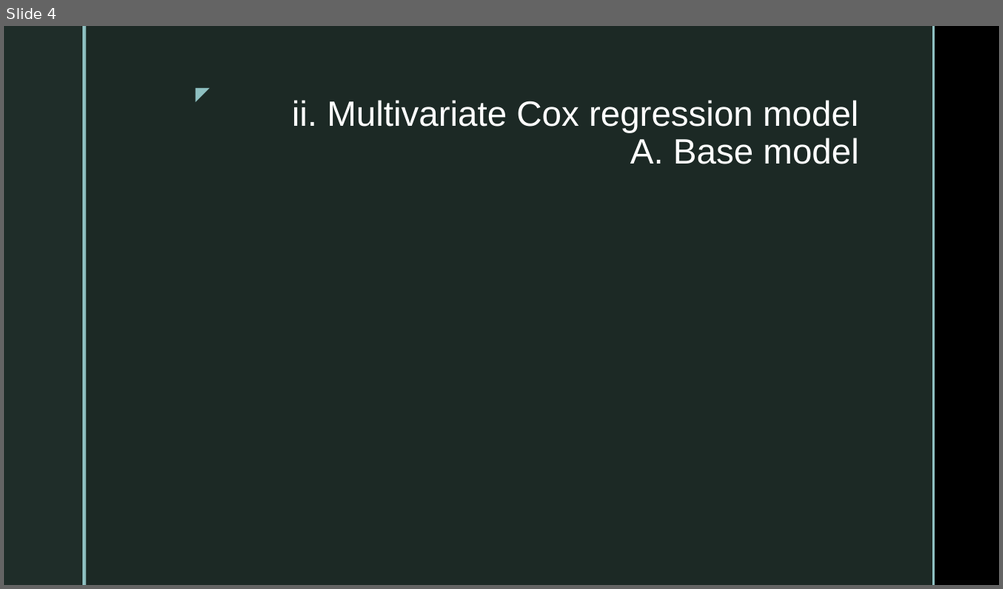
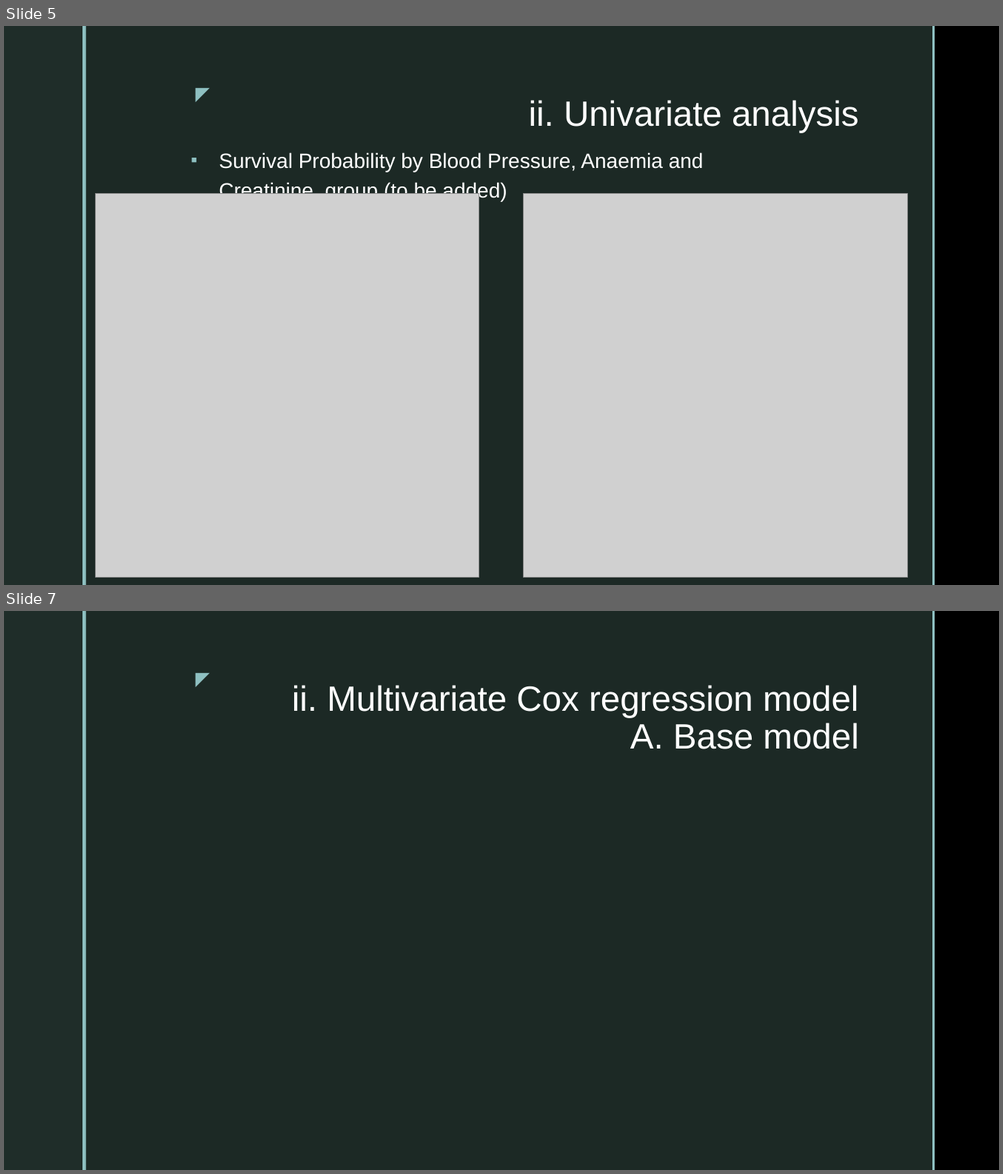
Before and after one commit to SebastianVeuskens/DSA-Project, a slide deck: presentation.pptx. Shown one above the other, each under a label of ours: slide 4 before the commit, slides 5 and 7 after it; the slides between them are not shown. The pictures are 1003x589 and 1003x1174 pixels, drawn with LibreOffice and Linux fonts; fonts in the diff are those of the drawing; grey boxes stand for pictures; background and template pictures are left out. Boxes give left, top, right and bottom in pixels: in the first picture for what was removed or moved away, otherwise in the second. Text is boxed around its words. In the diff, an @@ line names an element or a change of style, - is before the commit and + after.

Commit message:
updated script and presentation; added images folder'

```diff
--- a/presentation.pptx
+++ b/presentation.pptx
@@ slide 5 added at (4,26,999,585), background picture (left out); not listed: 5 template elements that a slide beside it also shows @@
@@ title added at (529,100,859,133), 34 pt, text #FFFFFF @@
+ii. Univariate analysis
@@ text added at (219,153,703,201), 20 pt, text #FFFFFF @@
+▪ Survival Probability by Blood Pressure, Anaemia and Creatinine_group (to be added)
@@ picture added at (95,194,478,577) @@
@@ picture added at (523,194,907,577) @@
@@ what was slide 4 is now slide 7 @@
```
Also in this commit, not shown: 3 slides changed, 2 other slides added, 17 other files.
